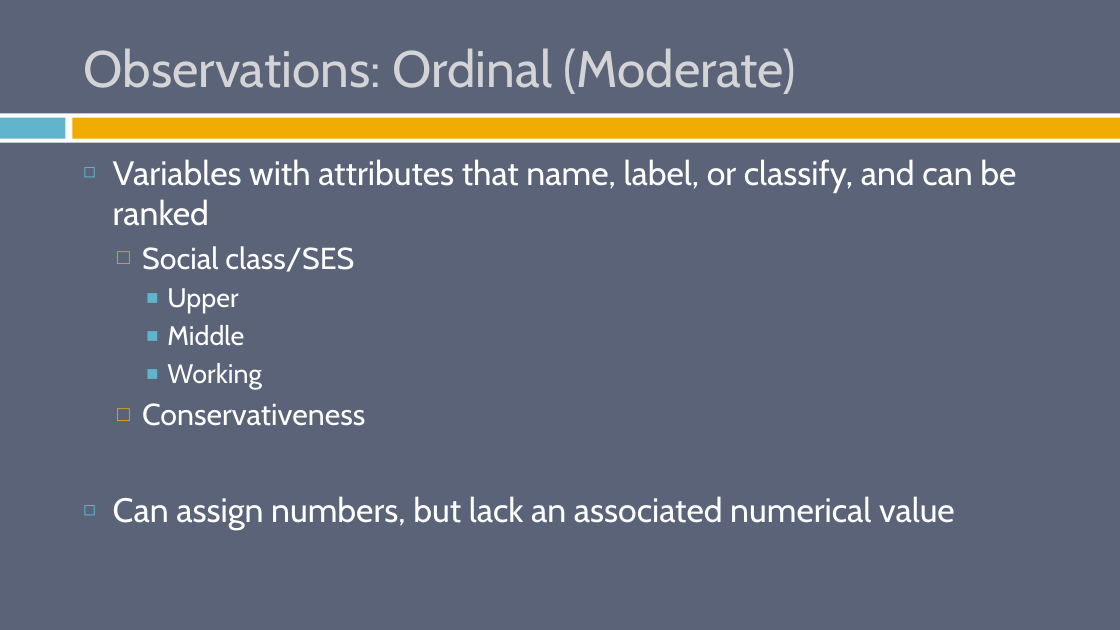
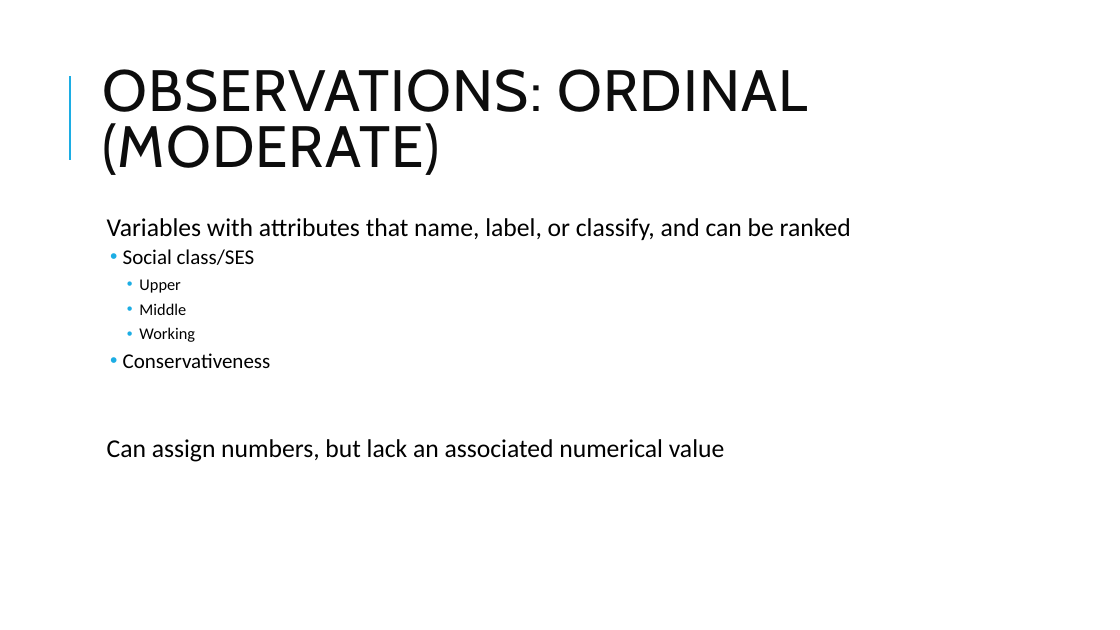
Before and after one commit to burrelvannjr/gradstats_sdsu, a slide deck: slide 19 of ppts/1_intro.pptx. Drawn at 1120x630 pixels with LibreOffice and Linux fonts; fonts in the diff are those of the drawing. Boxes give left, top, right and bottom in pixels: in the first picture for what was removed or moved away, otherwise in the second. Text is boxed around its words. In the diff, an @@ line names an element or a change of style, - is before the commit and + after.

```diff
--- a/ppts/1_intro.pptx
+++ b/ppts/1_intro.pptx
@@ background #5A6378 to #FFFFFF @@
@@ line added from (70, 160) to (70, 76), #1CADE4 1.5 pt @@
@@ title at (x1=102, y1=69, x2=807, y2=175): text changed; size 44 to 50 pt; text colour #D4D4D6 to #0D0D0D @@
-Observations: Ordinal (Moderate)
+OBSERVATIONS: ORDINAL (MODERATE)
@@ rectangle removed at (x1=0, y1=113, x2=1120, y2=143) @@
@@ rectangle removed at (x1=0, y1=118, x2=66, y2=139) @@
@@ rectangle removed at (x1=72, y1=118, x2=1120, y2=139) @@
@@ text "Variables with attributes that name, ..." moved from (x1=113, y1=159, x2=1016, y2=530) to (x1=107, y1=218, x2=851, y2=462) @@
@@ text "Variables with attributes that name, ..." at (x1=107, y1=218, x2=851, y2=462): size 29 to 22 pt in "Variables with attributes that name, label, or ...", "Can assign numbers, but lack an associated ..."; font Cabin to Calibri, text colour #FFFFFF to #000000; size 26 to 18 pt in "Social class/SES", "Conservativeness"; size 23 to 14 pt in "Upper", "Middle", "Working"; bullet ◻ to  ; line spacing 1 to 0.9; more space between paragraphs; bullet colour #60B5CC to #1CADE4; bullet □ to •; bullet colour #F0AD00 to #1CADE4; bullet ■ to • @@
```
Also in this commit, not shown: 31 other slides changed, 1 other file.
